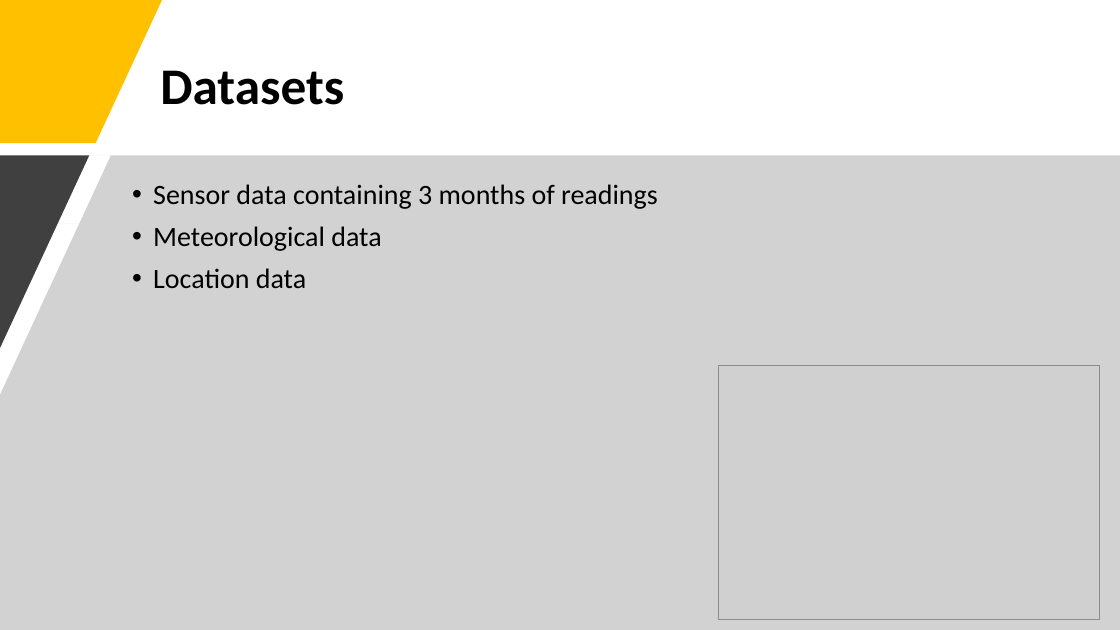
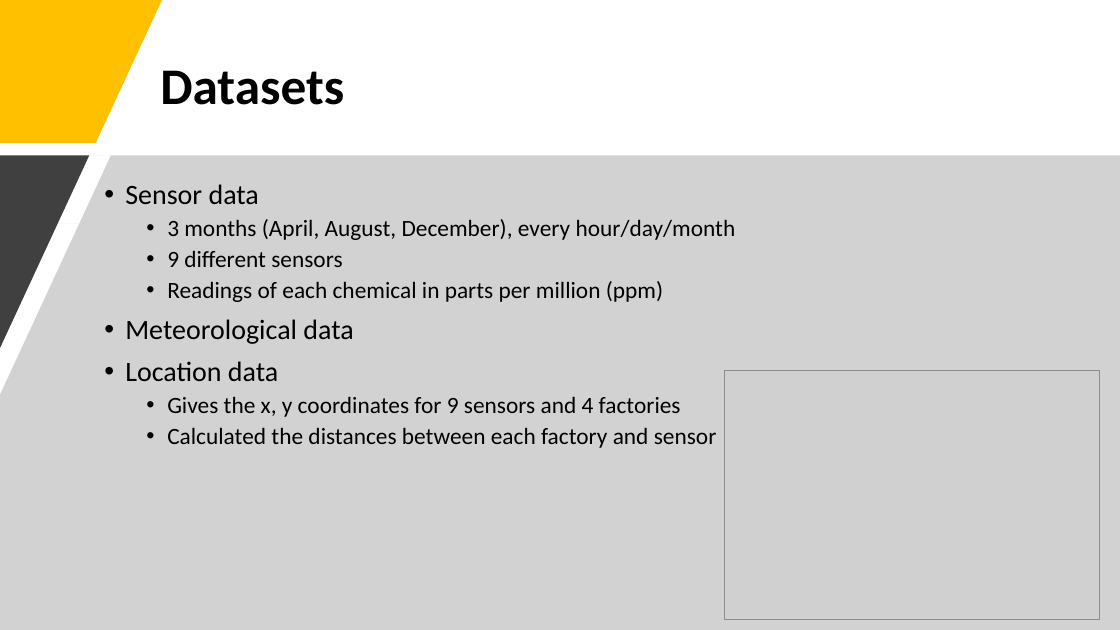
Before and after one commit to j-tice/capstone_final, a slide deck: slide 4 of Capstone Final Project Presentation.pptx. Drawn at 1120x630 pixels with LibreOffice and Linux fonts; fonts in the diff are those of the drawing; grey boxes stand for pictures. Boxes give left, top, right and bottom in pixels: in the first picture for what was removed or moved away, otherwise in the second. Text is boxed around its words. In the diff, an @@ line names an element or a change of style, - is before the commit and + after.

```diff
--- a/Capstone Final Project Presentation.pptx
+++ b/Capstone Final Project Presentation.pptx
@@ text "Sensor data": place and size @@
-text "Sensor data" at box(153, 184, 658, 288)
+text "Sensor data" at box(125, 184, 736, 448)
@@ text at box(125, 184, 736, 302): text changed; size 24 to 20 pt @@
-• Sensor data containing 3 months of readings
+• Sensor data
+  • 3 months (April, August, December), every hour/day/month
+  • 9 different sensors
+  • Readings of each chemical in parts per million (ppm)
@@ picture: place and size @@
-picture at box(718, 365, 1100, 619)
+picture at box(724, 370, 1099, 619)
@@ text at box(167, 396, 717, 448): paragraphs added @@
+  • Gives the x, y coordinates for 9 sensors and 4 factories
+  • Calculated the distances between each factory and sensor
```
Also in this commit, not shown: 1 other slide changed, 3 slides added, 2 slides removed, 2 other files.
